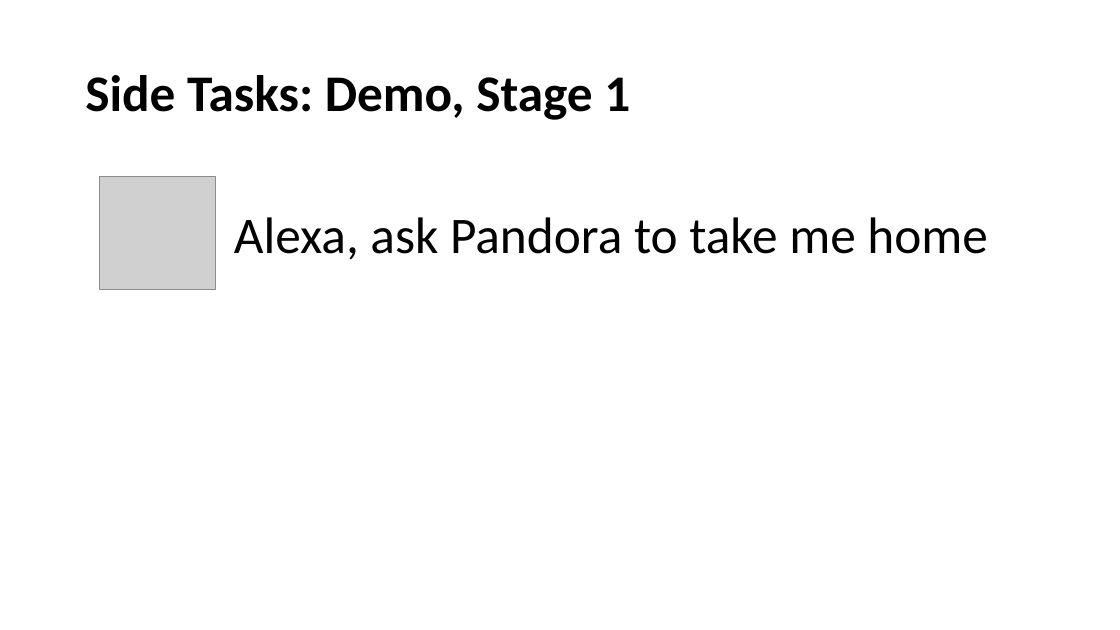
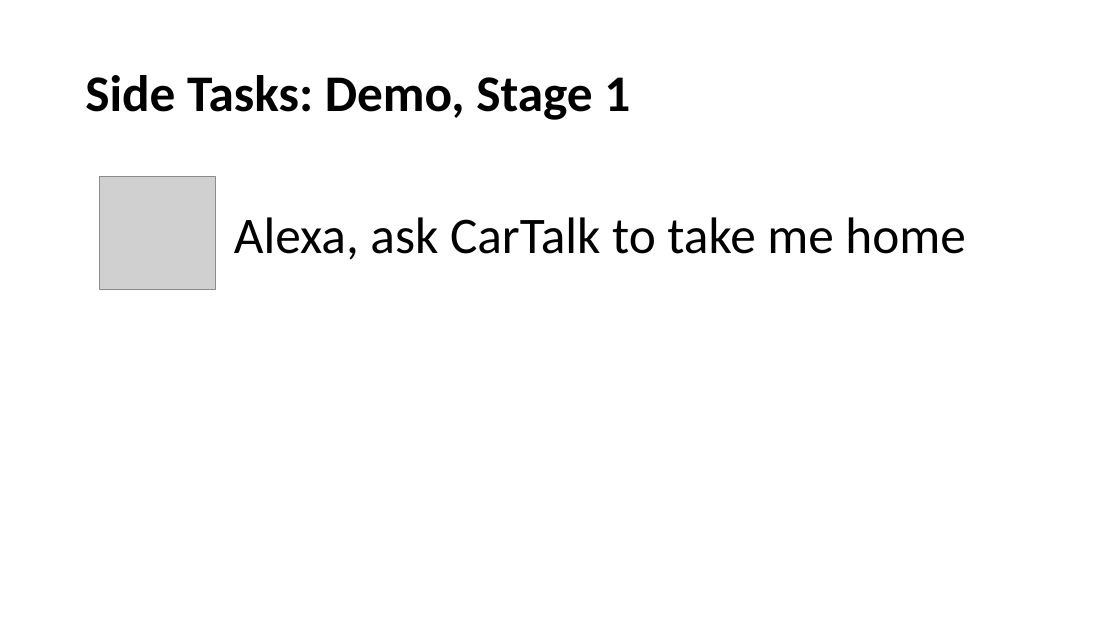
Before and after one commit to olpotkin/CarTalkHack-Luxoft, a slide deck: slide 7 of Presentation.pptx. Drawn at 1120x630 pixels with LibreOffice and Linux fonts; fonts in the diff are those of the drawing; grey boxes stand for pictures. Boxes give left, top, right and bottom in pixels: in the first picture for what was removed or moved away, otherwise in the second. Text is boxed around its words. In the diff, an @@ line names an element or a change of style, - is before the commit and + after.

Commit message:
fix: Minor correction

```diff
--- a/Presentation.pptx
+++ b/Presentation.pptx
@@ text at <box>234,217,965,260</box>: text changed @@
-Alexa, ask Pandora to take me home
+Alexa, ask CarTalk to take me home
```
